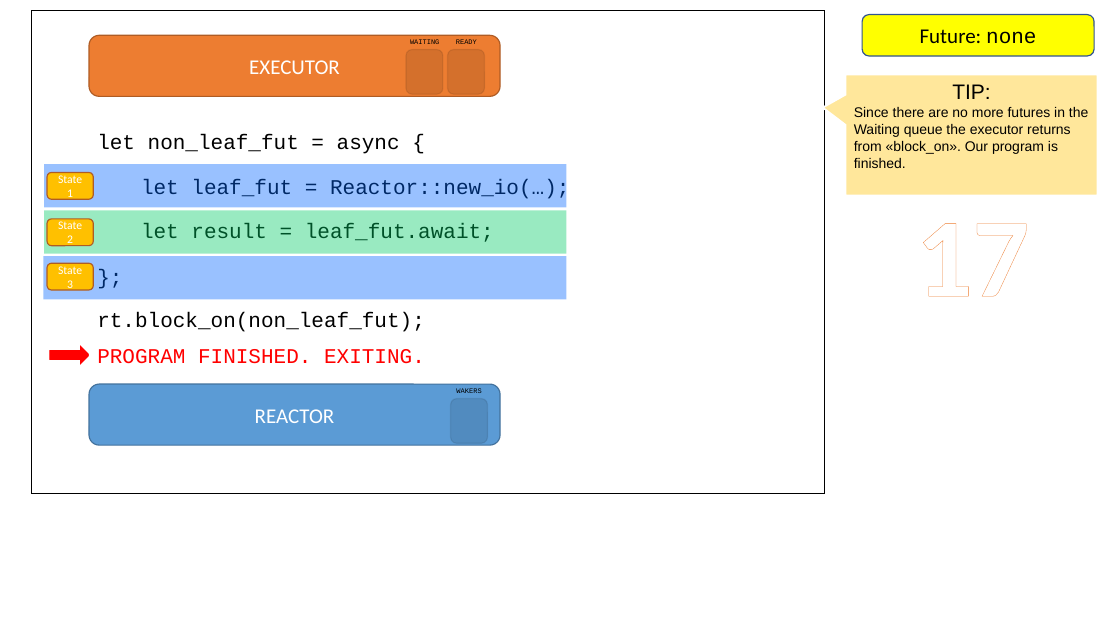
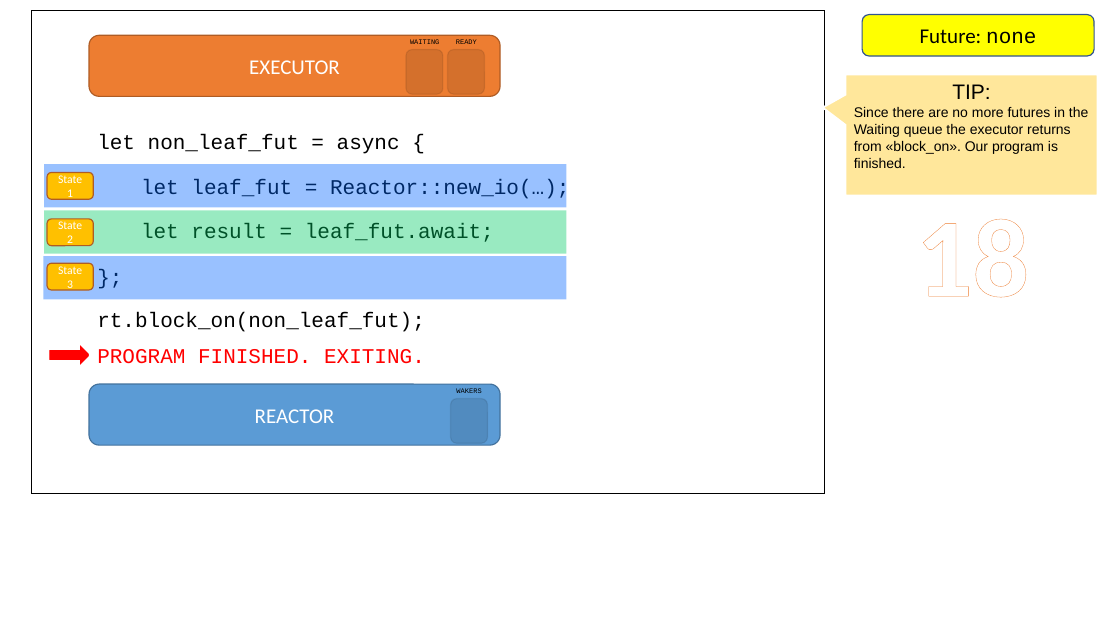
Before and after one commit to pedromfedricci/books-futures-explained, a slide deck: slide 19 of resources/futures_animation.pptx. Drawn at 1120x630 pixels with LibreOffice and Linux fonts; fonts in the diff are those of the drawing. Boxes give left, top, right and bottom in pixels: in the first picture for what was removed or moved away, otherwise in the second. Text is boxed around its words. In the diff, an @@ line names an element or a change of style, - is before the commit and + after.

```diff
--- a/resources/futures_animation.pptx
+++ b/resources/futures_animation.pptx
@@ text at box(916, 219, 1029, 298): text changed @@
-17
+18
```
Also in this commit, not shown: 2 other slides changed, 3 other files.
